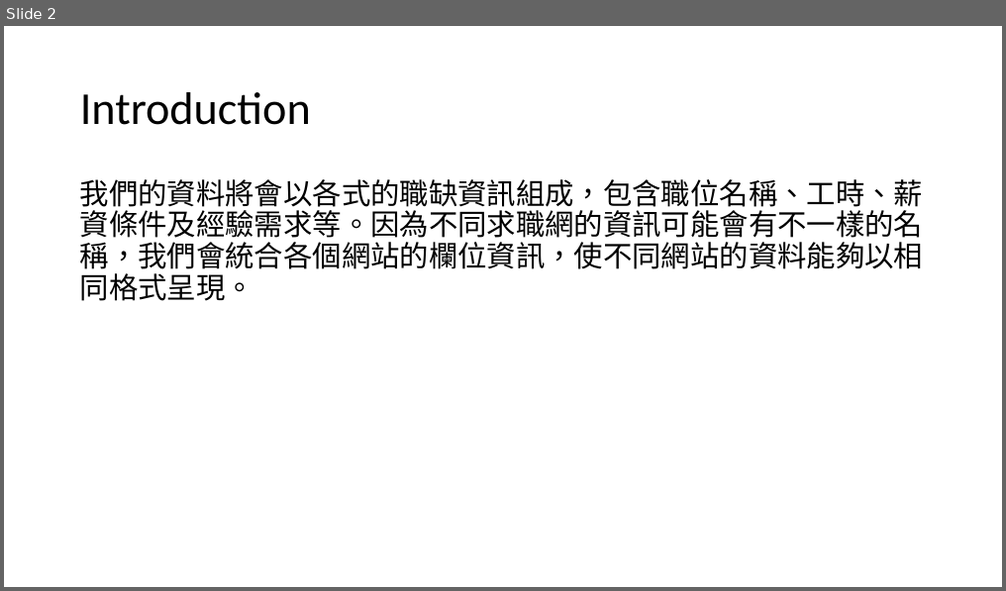
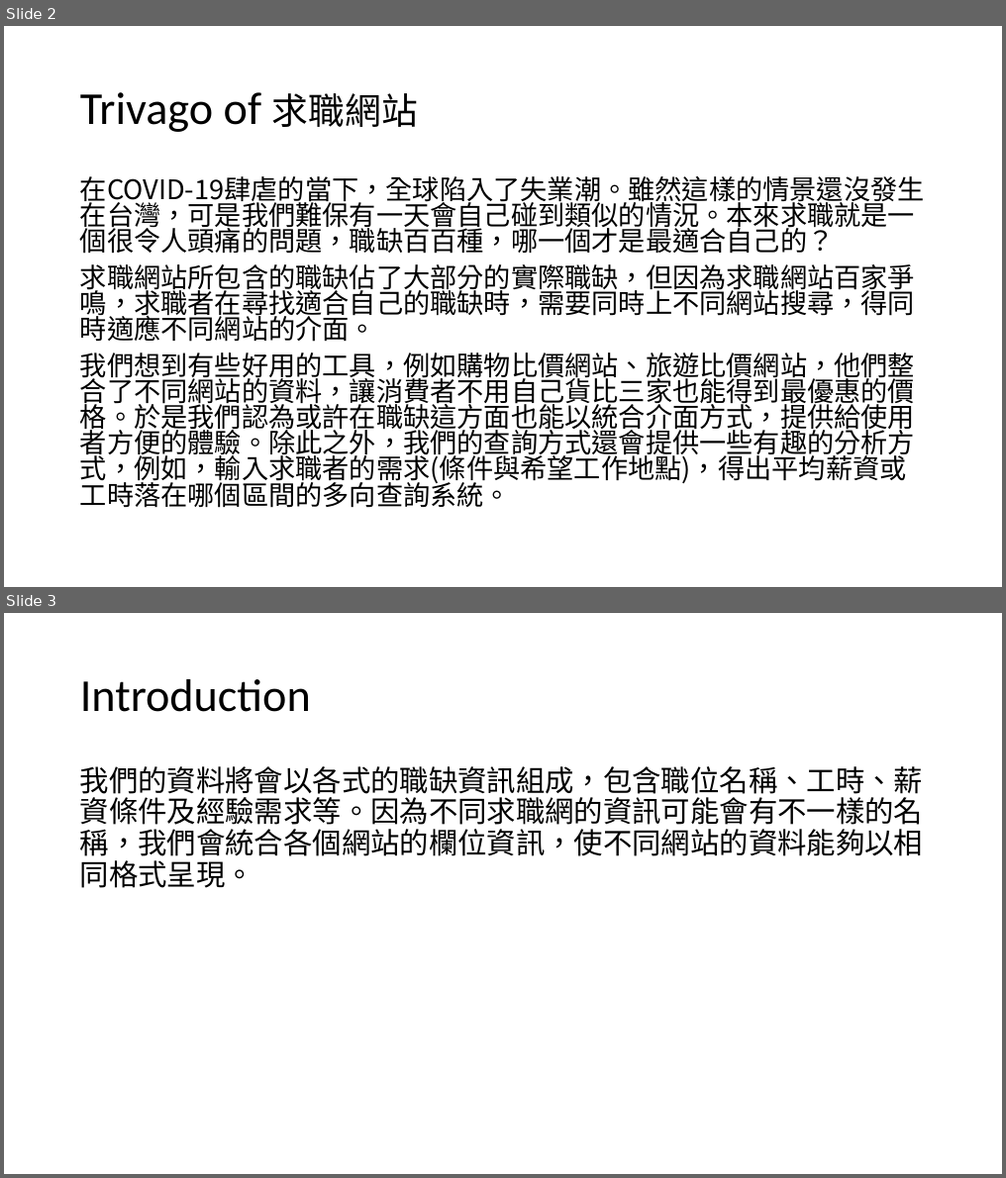
Before and after one commit to hm-ysjiang/NCTU-DB-proj, a slide deck: proposal/Proj_Report.pptx. Shown one above the other, each under a label of ours: slide 2 before the commit, slides 2 and 3 after it. The pictures are 1006x591 and 1006x1178 pixels, drawn with LibreOffice and Linux fonts; fonts in the diff are those of the drawing. Boxes give left, top, right and bottom in pixels: in the first picture for what was removed or moved away, otherwise in the second. Text is boxed around its words. In the diff, an @@ line names an element or a change of style, - is before the commit and + after.

```diff
--- a/proposal/Proj_Report.pptx
+++ b/proposal/Proj_Report.pptx
@@ slide 2 added at bbox=[4, 26, 1002, 587], background #FFFFFF @@
@@ title added at bbox=[80, 92, 418, 132], 44 pt, text #000000 @@
+Trivago of 求職網站
@@ text added at bbox=[80, 176, 925, 508], 25.9 pt, text #000000 @@
+在COVID-19肆虐的當下，全球陷入了失業潮。雖然這樣的情景還沒發生在台灣，可是我們難保有一天會自己碰到類似的情況。本來求職就是一個很令人頭痛的問題，職缺百百種，哪一個才是最適合自己的？
+求職網站所包含的職缺佔了大部分的實際職缺，但因為求職網站百家爭鳴，求職者在尋找適合自己的職缺時，需要同時上不同網站搜尋，得同時適應不同網站的介面。
+我們想到有些好用的工具，例如購物比價網站、旅遊比價網站，他們整合了不同網站的資料，讓消費者不用自己貨比三家也能得到最優惠的價格。於是我們認為或許在職缺這方面也能以統合介面方式，提供給使用者方便的體驗。除此之外，我們的查詢方式還會提供一些有趣的分析方式，例如，輸入求職者的需求(條件與希望工作地點)，得出平均薪資或工時落在哪個區間的多向查詢系統。
@@ what was slide 2 is now slide 3 @@
```
Also in this commit, not shown: 1 slide changed.
